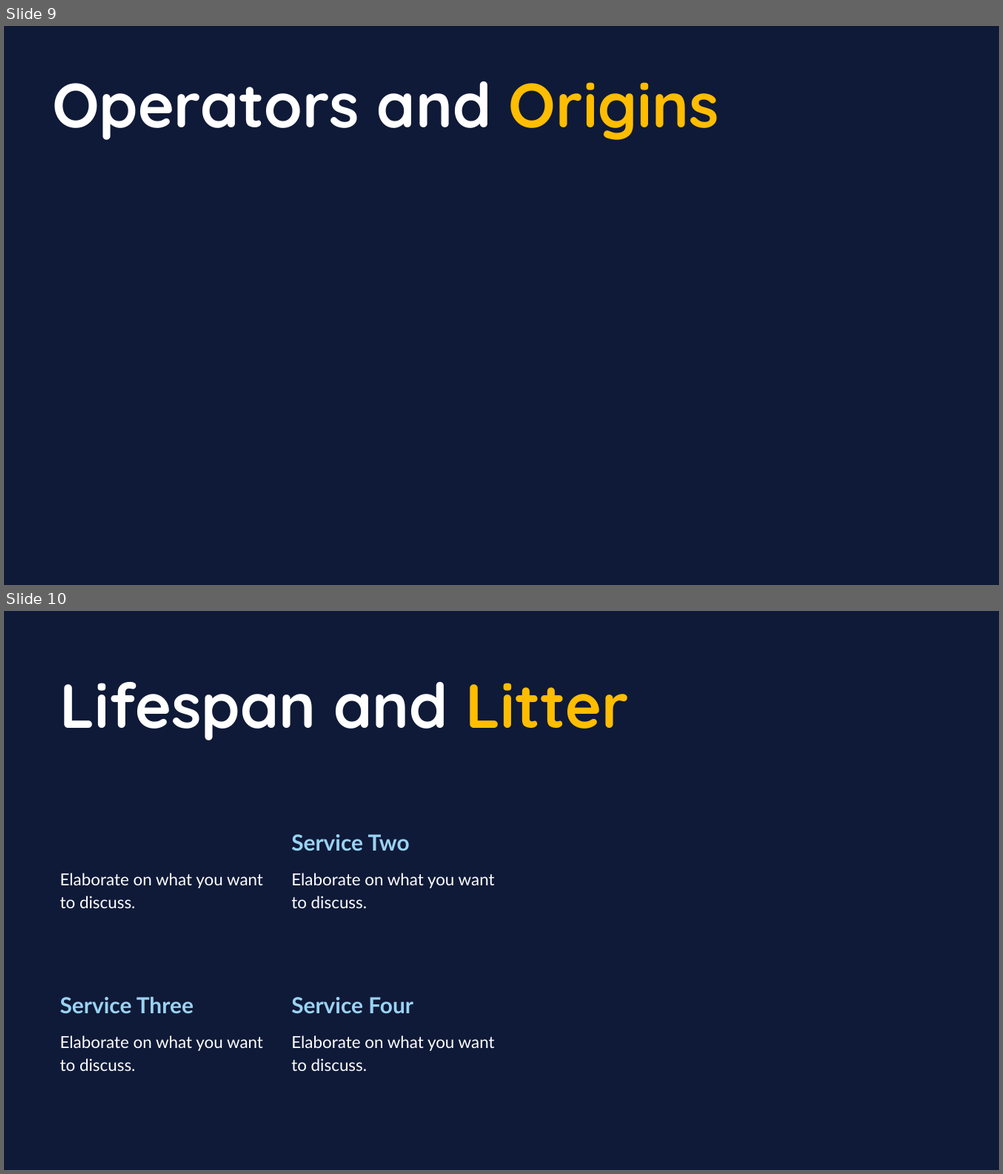
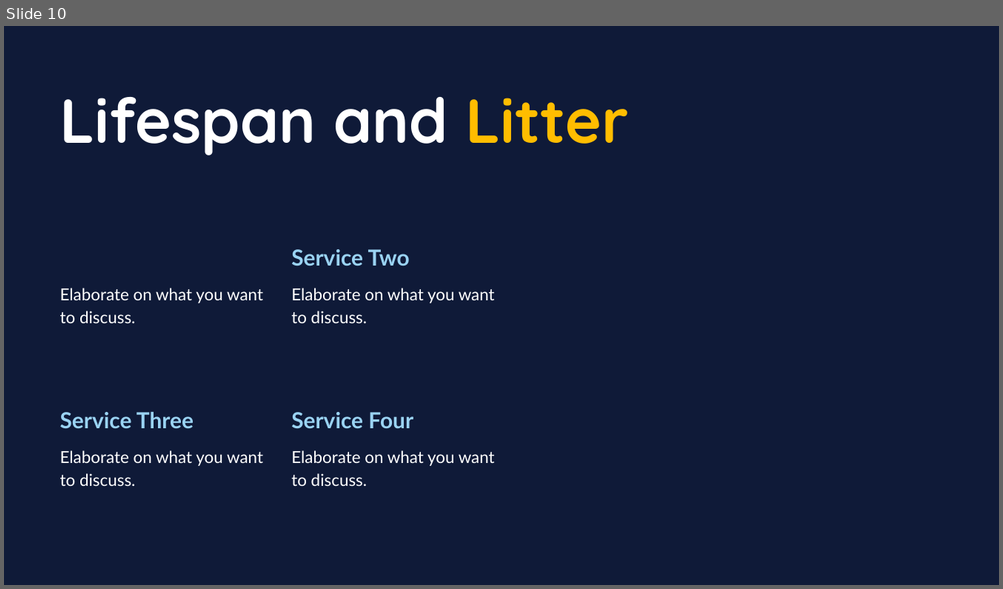
Before and after one commit to daemonchild/cardiffmet-dat5001-visualisation-of-data, a slide deck: assessment/presentation/From Launch to Litter Orbital Overload.pptx. Shown one above the other, each under a label of ours: slides 9 and 10 before the commit, slide 10 after it. The pictures are 1003x1174 and 1003x589 pixels, drawn with LibreOffice and Linux fonts; fonts in the diff are those of the drawing. Boxes give left, top, right and bottom in pixels: in the first picture for what was removed or moved away, otherwise in the second. Text is boxed around its words. In the diff, an @@ line names an element or a change of style, - is before the commit and + after.

```diff
--- a/assessment/presentation/From Launch to Litter Orbital Overload.pptx
+++ b/assessment/presentation/From Launch to Litter Orbital Overload.pptx
@@ slide 9 removed at box(4, 26, 999, 585), background #0F1A38 @@
@@ text removed at box(52, 82, 719, 140) @@
-Operators and Origins
```
Also in this commit, not shown: 5 slides changed, 1 slide added, 13 other files.
